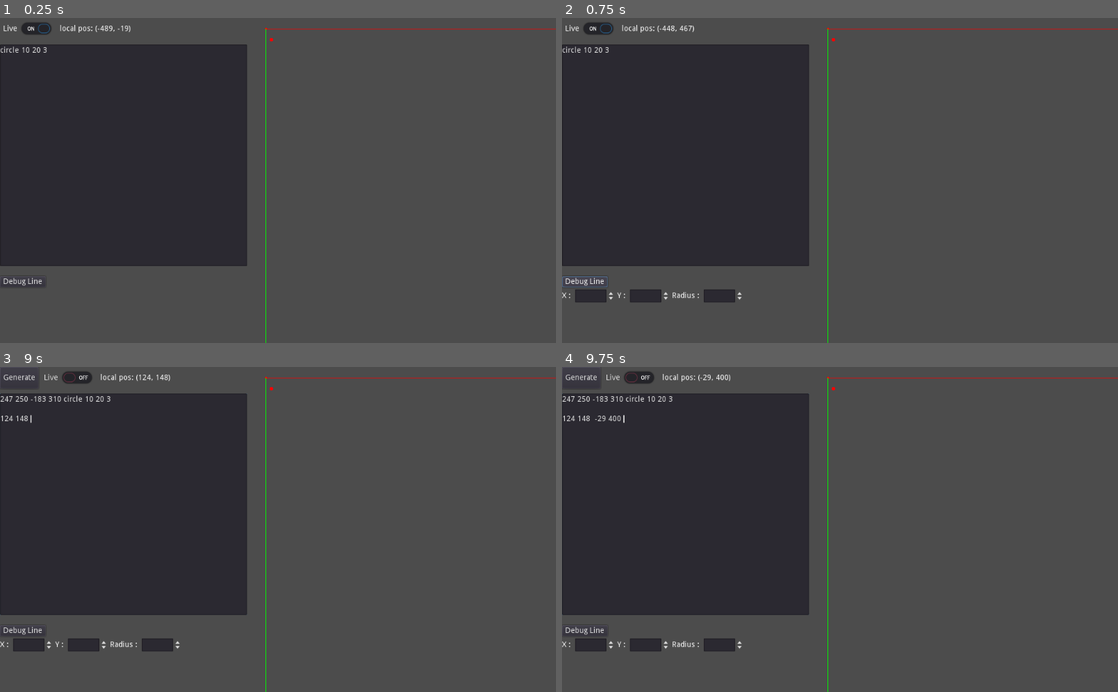
Above: before the commit, frames 1-4 (two rows, left to right).
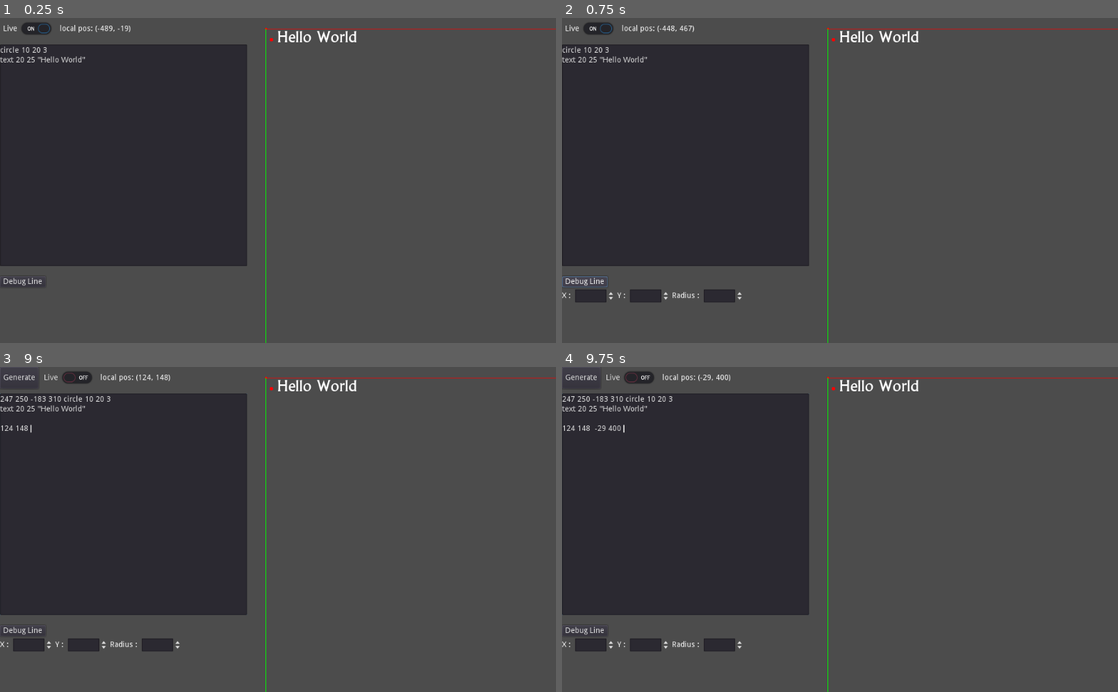
Above: after the commit, the same moments.

Repository: AnilBK/InteractiveProgramming
Game: Godot game, scene res://Shapes.tscn
Two runs of this game, one before a commit and one after it. Both use one fixed random seed, a clock stepped at 60 frames per second and the inputs below.
Inputs (mouse positions are in pixels of both pictures, inside the frame that each line leads up to):
- Up to frame 1 (0.25 s): no input
- Up to frame 2 (0.75 s): click "Debug Line" at 0.5 s
- Up to frame 3 (9 s): click "Live" at 1.25 s; click "Generate" at 2 s; click "Generate" at 2.75 s; click "Live" at 3.5 s; click "Debug Line" at 4.25 s; click "Live" at 5 s; click "Generate" at 5.75 s; click "Debug Line" at 6.5 s; tap Enter at 7.25, 8.75 s; move the mouse to (400, 513) at 7.27 s; tap Middle mouse button (insert_mouse_position) at 7.35, 8.1, 8.85 s; tap Space at 8 s; move the mouse to (166, 545) at 8.02 s; move the mouse to (333, 458) at 8.77 s
- Up to frame 4 (9.75 s): tap Space at 9.5 s; move the mouse to (812, 594) at 9.52 s; tap Middle mouse button (insert_mouse_position) at 9.6 s

The runs differ from the first frame. In frame 1, 0.4% of the frame differs, in the area x 0-65%, y 3-14%; in frame 2, 0.4%; in frame 3, 0.5%; in frame 4, 0.5%, in the area x 0-65%, y 3-21%.

Commit message:
[Feature] Live Debug Text.

Diff:
--- a/Shapes.gd
+++ b/Shapes.gd
@@ -33,6 +33,11 @@
 	"y1" : 2,
 	"x2" : 3,
 	"y2" : 4
+},
+{
+	"name" : "text",
+	"x" : 1,
+	"y" : 2
 }
 ]
 
@@ -461,6 +466,49 @@
 ##############################################################
 ##############################################################
 
+func text_update_x(new_value):
+	update_param("x", new_value)
+
+func text_update_y(new_value):
+	update_param("y", new_value)
+
+func add_debug_text_hbox(x, y):
+	# Add all these buttons that manipulate the lines.
+	var x_label = Label.new()
+	x_label.text = "X : "
+	var x_spinbox = SpinBox.new()
+	x_spinbox.allow_greater = true
+	x_spinbox.allow_lesser = true
+	x_spinbox.min_value = -INF
+	x_spinbox.max_value = INF
+	x_spinbox.value = x
+
+	var y_label = Label.new()
+	y_label.text = "Y : "
+	var y_spinbox = SpinBox.new()
+	y_spinbox.allow_greater = true
+	y_spinbox.allow_lesser = true
+	y_spinbox.min_value = -INF
+	y_spinbox.max_value = INF
+	y_spinbox.value = y
+
+	############################################
+	############################################
+
+	var ValueHBox = HBoxContainer.new()
+	ValueHBox.add_child(x_label)
+	ValueHBox.add_child(x_spinbox)
+	ValueHBox.add_child(y_label)
+	ValueHBox.add_child(y_spinbox)
+	debug_line_parent.add_child(ValueHBox)
+
+	x_spinbox.connect("value_changed", self, "text_update_x")
+	y_spinbox.connect("value_changed", self, "text_update_y")
+
+##############################################################
+##############################################################
+##############################################################
+
 func delete_children(node):
 	var children = node.get_children()
 	for child in children:
@@ -492,4 +540,8 @@
 			var _line = Parser._parse_line(params)
 			if  _line.valid:
 				add_debug_line_hbox(_line.x1, _line.y1, _line.x2, _line.y2)#, _line.w)
+		elif func_name == "text":
+			var _text = Parser._parse_text(line)
+			if  _text.valid:
+				add_debug_text_hbox(_text.x, _text.y)
 		break
--- a/Shapes.tscn
+++ b/Shapes.tscn
@@ -33,6 +33,7 @@
 margin_right = 455.0
 margin_bottom = 458.0
 text = "circle 10 20 3
+text 20 25 \"Hello World\"
 "
 
 [node name="StackDecomposeVbox" type="VBoxContainer" parent="."]
